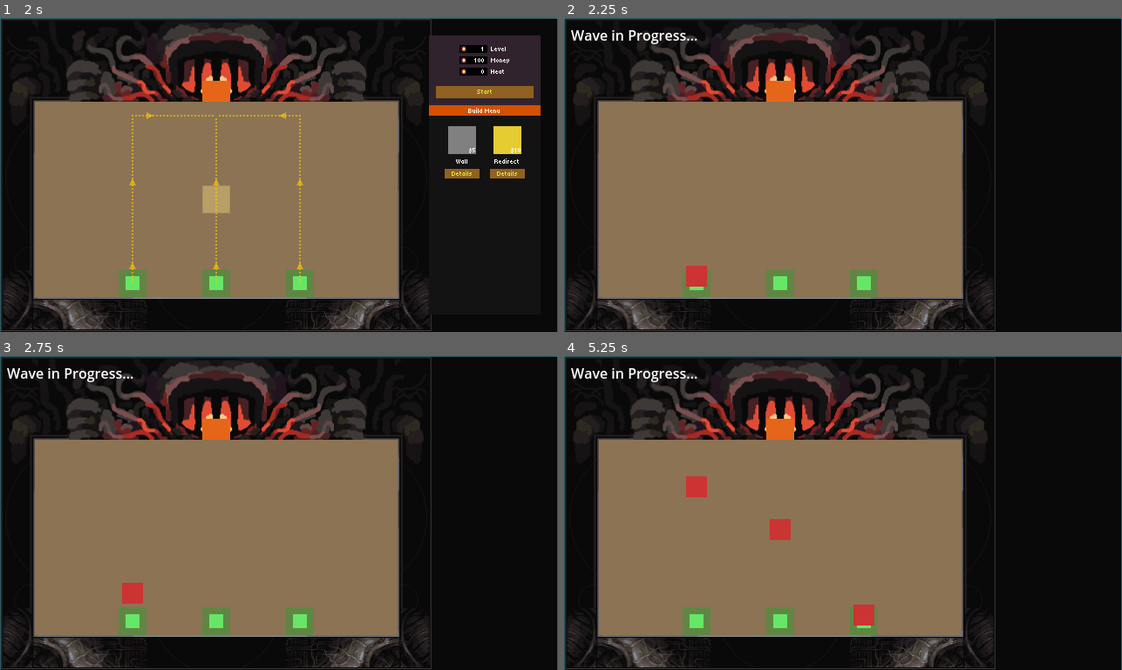
Above: before the commit, frames 1-4 (two rows, left to right).
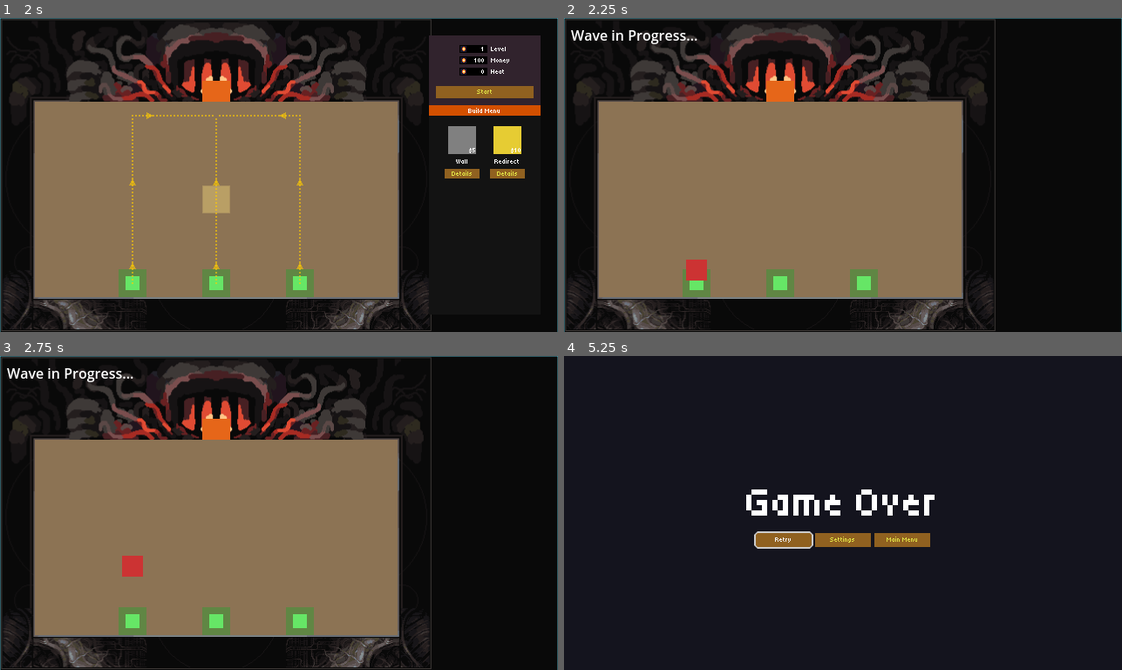
Above: after the commit, the same moments.

Repository: Arcane-Laboratory/Furnace
Game: Godot game, scene res://scenes/ui/title_screen.tscn
The game is run twice, just before and just after one commit, with the same random seed, the same clock (stepped at 60 frames per second) and the same inputs. Sound files missing from this copy of the repository are replaced by a short silence.
Inputs (mouse positions are in pixels of both pictures, inside the frame that each line leads up to):
- Up to frame 1 (2 s): tap Enter at 0.5 s; move the mouse to (401, 159) at 0.52 s; tap P at 0.6 s; click (401, 159) at 0.67 s; click "Start Game" at 1.25 s
- Up to frame 2 (2.25 s): click "Start" at 2 s
- Up to frame 3 (2.75 s): no input
- Up to frame 4 (5.25 s): drag from (731, 528) to (697, 591) at 2.77 s; move the mouse to (898, 443) at 3.52 s; tap P at 3.6, 5.1 s; click (898, 443) at 3.67 s; drag from (815, 575) to (675, 465) at 4.27 s; move the mouse to (1010, 560) at 5.02 s; click (1010, 560) at 5.17 s

Frame 1 is identical in both runs. In frame 2, 0.1% of the frame differs, in the area x 21-26%, y 76-86%; in frame 3, 0.5%; in frame 4, 50%, in the area x 0-100%, y 0-100%.

Commit message:
Add enemy definition system and fix enemy collision
- Create EnemyDefinition resource class for designer-modifiable enemy stats
- Add .tres files for basic, fast, and tank enemy types
- Update GameConfig to load and manage enemy definitions
- Update EnemyManager to use enemy definitions when spawning
- Fix enemy instantiation to respect definition values (use call_deferred)
- Configure enemies to not collide with each other (collision_mask = 0)
- Update BasicEnemy to use definitions with fallback to GameConfig

Diff:
--- /dev/null
+++ b/godot/resources/enemies/basic_enemy_definition.tres
@@ -0,0 +1,11 @@
+[gd_resource type="Resource" script_class="EnemyDefinition" load_steps=2 format=3 uid="uid://b8f0fgdnvqcvb"]
+
+[ext_resource type="Script" uid="uid://bgshd8ub4sts4" path="res://scripts/resources/enemy_definition.gd" id="1"]
+
+[resource]
+script = ExtResource("1")
+enemy_type = "basic"
+display_name = "Basic Enemy"
+speed = 100.0
+scene_path = "res://scenes/entities/enemies/basic_enemy.tscn"
+color = Color(0.8, 0.2, 0.2, 1)
--- /dev/null
+++ b/godot/resources/enemies/fast_enemy_definition.tres
@@ -0,0 +1,13 @@
+[gd_resource type="Resource" script_class="EnemyDefinition" load_steps=2 format=3]
+
+[ext_resource type="Script" path="res://scripts/resources/enemy_definition.gd" id="1"]
+
+[resource]
+script = ExtResource("1")
+enemy_type = "fast"
+display_name = "Fast Enemy"
+health = 30
+speed = 80.0
+scene_path = "res://scenes/entities/enemies/fast_enemy.tscn"
+color = Color(0.2, 0.6, 0.9, 1)
+introduction_level = 2
--- /dev/null
+++ b/godot/resources/enemies/tank_enemy_definition.tres
@@ -0,0 +1,13 @@
+[gd_resource type="Resource" script_class="EnemyDefinition" load_steps=2 format=3 uid="uid://clj6gbbwp1sgc"]
+
+[ext_resource type="Script" uid="uid://bgshd8ub4sts4" path="res://scripts/resources/enemy_definition.gd" id="1"]
+
+[resource]
+script = ExtResource("1")
+enemy_type = "tank"
+display_name = "Tank Enemy"
+health = 150
+speed = 30.0
+scene_path = "res://scenes/entities/enemies/tank_enemy.tscn"
+color = Color(0.59607846, 0.09803922, 0.3137255, 1)
+introduction_level = 3
--- a/godot/scenes/entities/enemies/basic_enemy.tscn
+++ b/godot/scenes/entities/enemies/basic_enemy.tscn
@@ -9,6 +9,8 @@
 radius = 12.0
 
 [node name="BasicEnemy" type="CharacterBody2D"]
+collision_layer = 1
+collision_mask = 0
 script = ExtResource("1_basic_enemy")
 
 [node name="Sprite2D" type="Sprite2D" parent="."]
--- a/godot/scripts/autoload/enemy_manager.gd
+++ b/godot/scripts/autoload/enemy_manager.gd
@@ -70,6 +70,20 @@
 		_spawn_enemy(wave_data)
 
 
+## Apply enemy definition stats and path (called deferred after _ready())
+func _apply_enemy_definition(enemy: EnemyBase, definition: EnemyDefinition, path: Array[Vector2i]) -> void:
+	if not is_instance_valid(enemy):
+		return
+
+	# Set enemy stats from definition - this overrides any defaults set in _on_enemy_ready()
+	enemy.health = definition.health
+	enemy.max_health = definition.health
+	enemy.speed = definition.speed
+
+	# Set enemy path
+	enemy.set_path(path)
+
+
 ## Spawn a single enemy based on wave data
 func _spawn_enemy(wave_data: Dictionary) -> void:
 	if not current_level_data or not enemies_container:
@@ -86,8 +100,18 @@
 	var spawn_pos: Vector2i = current_level_data.spawn_points[spawn_point_index]
 	var furnace_pos: Vector2i = current_level_data.furnace_position
 
-	# Load enemy scene
-	var enemy_scene_path := "res://scenes/entities/enemies/%s_enemy.tscn" % enemy_type
+	# Load enemy definition
+	var enemy_definition := GameConfig.get_enemy_definition(enemy_type)
+	if not enemy_definition:
+		push_error("EnemyManager: Enemy definition not found for type: %s" % enemy_type)
+		return
+
+	# Get scene path from definition
+	var enemy_scene_path: String = enemy_definition.scene_path
+	if enemy_scene_path.is_empty():
+		# Fallback to default path pattern
+		enemy_scene_path = "res://scenes/entities/enemies/%s_enemy.tscn" % enemy_type
+
 	if not ResourceLoader.exists(enemy_scene_path):
 		push_error("EnemyManager: Enemy scene not found: %s" % enemy_scene_path)
 		return
@@ -115,22 +139,29 @@
 		enemy.queue_free()
 		return
 
-	# Set enemy path
-	enemy.set_path(path)
-
-	# Connect signals
+	# Connect signals BEFORE adding to scene tree
 	enemy.died.connect(_on_enemy_died.bind(enemy))
 	enemy.reached_furnace.connect(_on_enemy_reached_furnace.bind(enemy))
 
-	# Add to scene and tracking
+	# Add to scene tree first (this triggers _ready() synchronously)
 	enemies_container.add_child(enemy)
+
+	# Set enemy stats from definition AFTER _ready() completes
+	# Using call_deferred ensures _ready() has finished before we override stats
+	var definition := enemy_definition as EnemyDefinition
+	if definition:
+		call_deferred("_apply_enemy_definition", enemy, definition, path)
+	else:
+		push_error("EnemyManager: Enemy definition is not an EnemyDefinition resource")
+
+	# Track enemy
 	active_enemies.append(enemy)
 	enemies_spawned += 1
 
 	# Emit spawn signal
 	enemy_spawned.emit(enemy)
 
-	print("EnemyManager: Spawned %s enemy at %s (path length: %d)" % [enemy_type, spawn_pos, path.size()])
+	print("EnemyManager: Spawned %s enemy at %s (path length: %d, health: %d, speed: %.1f)" % [enemy_type, spawn_pos, path.size(), enemy_definition.health, enemy_definition.speed])
 
 
 ## Called when an enemy dies
--- a/godot/scripts/autoload/game_config.gd
+++ b/godot/scripts/autoload/game_config.gd
@@ -39,6 +39,10 @@
 # These are loaded from resource files in godot/resources/buildable_items/
 var buildable_item_definitions: Dictionary = {}  # Key: item_type, Value: Resource (BuildableItemDefinition)
 
+# Enemy Definitions
+# These are loaded from resource files in godot/resources/enemies/
+var enemy_definitions: Dictionary = {}  # Key: enemy_type, Value: Resource (EnemyDefinition)
+
 # Level Resources (indexed by level number)
 var level_resources: Array[int] = [
 	0,    # Level 0 (unused)
@@ -52,6 +56,7 @@
 
 func _ready() -> void:
 	_load_buildable_item_definitions()
+	_load_enemy_definitions()
 
 
 func get_level_resources(level: int) -> int:
@@ -120,3 +125,68 @@
 	if definition:
 		return definition.unlocked_by_default
 	return false
+
+
+## Load all enemy definitions from resource files
+func _load_enemy_definitions() -> void:
+	var definition_paths: Array[String] = [
+		"res://resources/enemies/basic_enemy_definition.tres",
+		"res://resources/enemies/fast_enemy_definition.tres",
+		"res://resources/enemies/tank_enemy_definition.tres",
+	]
+
+	for path in definition_paths:
+		var definition: Resource = load(path) as Resource
+		if definition:
+			var enemy_type: String = definition.enemy_type
+			if enemy_type != "":
+				enemy_definitions[enemy_type] = definition
+			else:
+				push_error("GameConfig: Loaded enemy definition missing enemy_type: %s" % path)
+		else:
+			push_error("GameConfig: Failed to load enemy definition: %s" % path)
+
+
+## Get an enemy definition by type
+func get_enemy_definition(enemy_type: String) -> Resource:
+	return enemy_definitions.get(enemy_type, null)
+
+
+## Get all enemy definitions
+func get_all_enemy_definitions() -> Array:
+	var definitions: Array = []
+	for enemy_type in enemy_definitions:
+		definitions.append(enemy_definitions[enemy_type])
+	return definitions
+
+
+## Backward compatibility: Get enemy health (delegates to definition)
+func get_enemy_health(enemy_type: String) -> int:
+	var definition := get_enemy_definition(enemy_type)
+	if definition:
+		return definition.health
+	# Fallback to old hardcoded values
+	match enemy_type:
+		"basic":
+			return basic_enemy_health
+		"fast":
+			return fast_enemy_health
+		"tank":
+			return tank_enemy_health
+	return 50  # Default fallback
+
+
+## Backward compatibility: Get enemy speed (delegates to definition)
+func get_enemy_speed(enemy_type: String) -> float:
+	var definition := get_enemy_definition(enemy_type)
+	if definition:
+		return definition.speed
+	# Fallback to old hardcoded values
+	match enemy_type:
+		"basic":
+			return basic_enemy_speed
+		"fast":
+			return fast_enemy_speed
+		"tank":
+			return tank_enemy_speed
+	return 50.0  # Default fallback
--- a/godot/scripts/entities/enemies/basic_enemy.gd
+++ b/godot/scripts/entities/enemies/basic_enemy.gd
@@ -1,9 +1,22 @@
 extends EnemyBase
 class_name BasicEnemy
 ## Basic enemy type - standard health and speed
+## Stats are configured via EnemyDefinition resource (basic_enemy_definition.tres)
+## Falls back to GameConfig values for backward compatibility
 
 
 func _on_enemy_ready() -> void:
-	health = GameConfig.basic_enemy_health
-	max_health = GameConfig.basic_enemy_health
-	speed = GameConfig.basic_enemy_speed
+	# Only set default stats if EnemyManager hasn't already set them from definition
+	# EnemyManager will set stats after _ready() completes, so this is just a fallback
+	# for cases where enemies are instantiated directly (not via EnemyManager)
+	if health == 50 and speed == 50.0:  # Still at default values
+		var definition := GameConfig.get_enemy_definition("basic")
+		if definition:
+			health = definition.health
+			max_health = definition.health
+			speed = definition.speed
+		else:
+			# Fallback to GameConfig for backward compatibility
+			health = GameConfig.basic_enemy_health
+			max_health = GameConfig.basic_enemy_health
+			speed = GameConfig.basic_enemy_speed
--- a/godot/scripts/entities/enemies/enemy_base.gd
+++ b/godot/scripts/entities/enemies/enemy_base.gd
@@ -29,6 +29,12 @@
 
 
 func _ready() -> void:
+	# Configure collision layers so enemies don't collide with each other
+	# Enemies are on layer 1, but don't check for collisions (mask = 0)
+	# This allows enemies to pass through each other while still being detectable by Area2D
+	collision_layer = 1
+	collision_mask = 0
+
 	# Call subclass initialization first so it can set health/max_health/speed
 	_on_enemy_ready()
 	# Then set max_health to health if max_health wasn't explicitly set
--- /dev/null
+++ b/godot/scripts/resources/enemy_definition.gd
@@ -0,0 +1,31 @@
+extends Resource
+class_name EnemyDefinition
+## Resource definition for enemy types
+## Designers can create .tres files from this resource to configure each enemy type
+
+
+@export var enemy_type: String = ""  # e.g., "basic", "fast", "tank"
+@export var display_name: String = ""  # e.g., "Basic Enemy"
+@export var health: int = 50
+@export var speed: float = 50.0  # pixels per second
+@export var scene_path: String = ""  # Path to the scene file (e.g., "res://scenes/entities/enemies/basic_enemy.tscn")
+@export var color: Color = Color.WHITE  # Visual color for this enemy type
+@export var introduction_level: int = 1  # Which level this enemy type is first introduced
+
+
+func _init(
+	p_enemy_type: String = "",
+	p_display_name: String = "",
+	p_health: int = 50,
+	p_speed: float = 50.0,
+	p_scene_path: String = "",
+	p_color: Color = Color.WHITE,
+	p_introduction_level: int = 1
+) -> void:
+	enemy_type = p_enemy_type
+	display_name = p_display_name
+	health = p_health
+	speed = p_speed
+	scene_path = p_scene_path
+	color = p_color
+	introduction_level = p_introduction_level
Not shown, added: godot/resources/enemies/README.md
